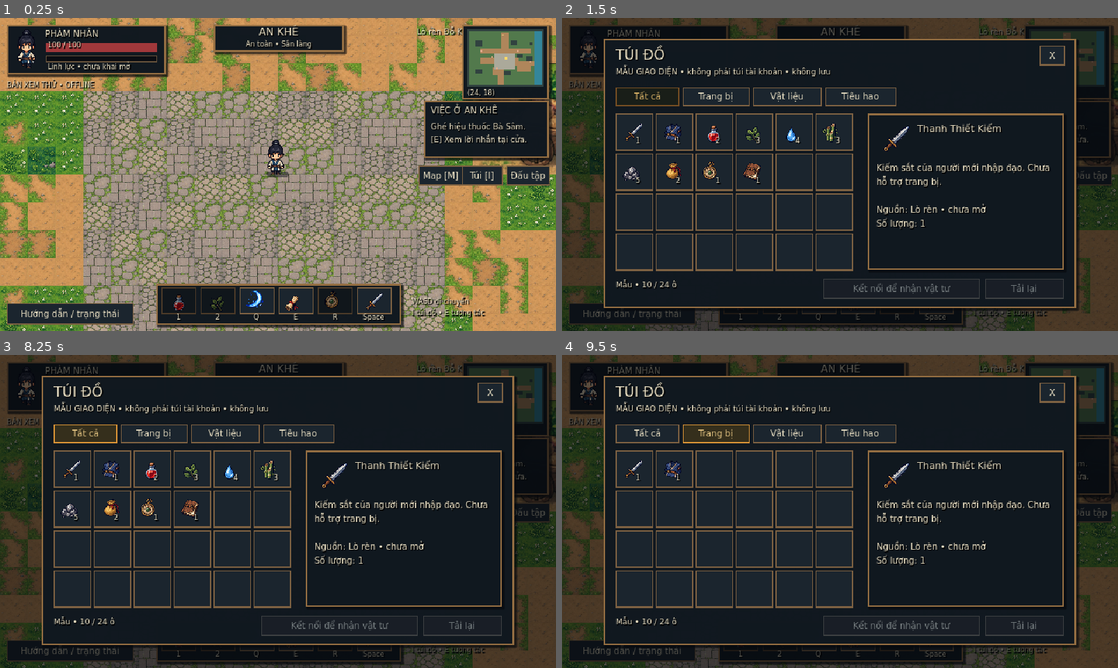
Above: before the commit, frames 1-4 (two rows, left to right).
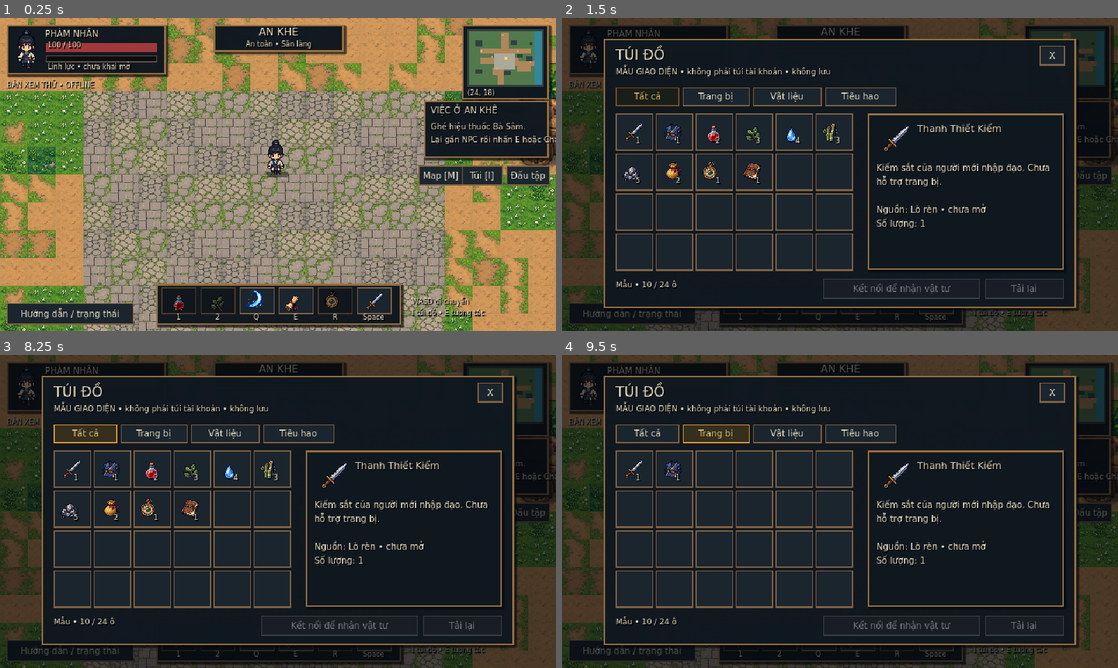
Above: after the commit, the same moments.

Repository: Vu-PTIT/tutien
Game: Godot game, scene res://scenes/main.tscn
The game is run twice, just before and just after one commit, with the same random seed, the same clock (stepped at 60 frames per second) and the same inputs.
Inputs (mouse positions are in pixels of both pictures, inside the frame that each line leads up to):
- Up to frame 1 (0.25 s): no input
- Up to frame 2 (1.5 s): click "Túi [I]" at 0.5 s; click "Map [M]" at 1.25 s
- Up to frame 3 (8.25 s): click "Đấu tập" at 2 s; click (177, 636) at 2.77 s; click (216, 636) at 3.52 s; click (255, 636) at 4.27 s; click (294, 636) at 5.02 s; click (333, 636) at 5.77 s; click (372, 636) at 6.52 s; click "Hướng dẫn / trạng thái" at 7.25 s; click "Tất cả" at 8 s
- Up to frame 4 (9.5 s): click "Trang bị" at 8.75 s

The runs differ from the first frame. In frame 1, 0.4% of the frame differs, in the area x 75-100%, y 2-41%; in frame 2, 0.1%; in frame 3, 0.1%; in frame 4, 0.1%.

Commit message:
fix(ui): show nearby labels and load initial objective

Diff:
--- a/client/scripts/game_map.gd
+++ b/client/scripts/game_map.gd
@@ -85,6 +85,7 @@
 	camera.limit_bottom = int(map_size_px.y)
 	_update_area_and_camera($Actors/Player.position)
 	_update_prop_occlusion($Actors/Player.position)
+	_update_location_labels($Actors/Player.position)
 	update_interaction_focus($Actors/Player.position)
 
 func _build_authored_tile_layers() -> bool:
@@ -199,6 +200,7 @@
 func update_player_context(point: Vector2) -> String:
 	_update_area_and_camera(point)
 	_update_prop_occlusion(point)
+	_update_location_labels(point)
 	return active_area_name
 
 func _update_prop_occlusion(point: Vector2) -> void:
@@ -254,7 +256,10 @@
 		var label := Label.new()
 		label.name = "Landmark_" + str(root.get_child_count())
 		label.text = str(landmark.get("name", ""))
-		label.position = Vector2(float(tile_position[0]), float(tile_position[1])) * tile_size_px
+		var world_point := Vector2(float(tile_position[0]), float(tile_position[1])) * tile_size_px
+		label.position = world_point
+		label.set_meta("world_point", world_point)
+		label.visible = false
 		label.offset_left -= 55.0
 		label.offset_right += 55.0
 		label.offset_top -= 10.0
@@ -265,6 +270,13 @@
 		label.mouse_filter = Control.MOUSE_FILTER_IGNORE
 		label.z_index = 20
 		root.add_child(label)
+
+func _update_location_labels(point: Vector2) -> void:
+	for node: Node in $LocationLabels.get_children():
+		var label := node as Label
+		if label != null:
+			var anchor: Vector2 = label.get_meta("world_point", Vector2.ZERO)
+			label.visible = point.distance_to(anchor) <= tile_size_px * 5.0
 
 func _update_area_and_camera(point: Vector2) -> void:
 	var tile_point := Vector2i(floori(point.x / tile_size_px), floori(point.y / tile_size_px))
--- a/client/scripts/main.gd
+++ b/client/scripts/main.gd
@@ -79,6 +79,8 @@
 	offline_position = player.position
 	world_map.set_current_map(map_id)
 	hud.configure_map(data)
+	hud.get_node("Quest/Title").text = str(data.get("quest_title", "THÁM HIỂM"))
+	hud.get_node("Quest/Body").text = str(data.get("quest_body", ""))
 	hud.update_position(player.position, map_world.map_size_px, map_world.tile_size_px, map_world.active_area_name)
 	hud.get_node("Location/State").text = "An toàn • " + map_world.active_area_name if map_id == "m_an_khe" else map_world.active_area_name
 	var focused: MapInteractable = map_world.update_interaction_focus(player.position)
--- a/client/tests/presentation_smoke.gd
+++ b/client/tests/presentation_smoke.gd
@@ -62,6 +62,11 @@
 	check(not main.map_world.get_node("Background").visible, "Tile layer replaces the full-screen map sprite at runtime")
 	check(main.map_world.get_node("WorldLayers/ForegroundLayer") is TileMapLayer, "Map has a dedicated foreground tile layer")
 	check(main.map_world.interactables_size() == 6, "An Khê loads six data-driven interactive points")
+	check(not main.map_world.get_node("LocationLabels/Landmark_1").visible, "Far landmark labels do not clutter the An Khê HUD")
+	main.map_world.update_player_context(Vector2(30 * 32, 13 * 32))
+	check(main.map_world.get_node("LocationLabels/Landmark_1").visible, "Landmark label appears when the player approaches")
+	main.map_world.update_player_context(main.player.position)
+	check(hud.get_node("Quest/Body").text.contains("nhấn E hoặc Chạm"), "Initial objective reads map data and includes touch input")
 	check(not main.map_world._has_clear_interaction_path(Vector2(8 * 32, 5 * 32), Vector2(8 * 32, 13 * 32)), "Building collision also blocks interactions through its walls")
 	var sakura: MapProp = main.map_world.get_node("Actors/ak_prop_sakura") as MapProp
 	main.map_world.update_player_context(Vector2(19 * 32, 31 * 32))
Not shown, changed: docs/implementation-status.md
